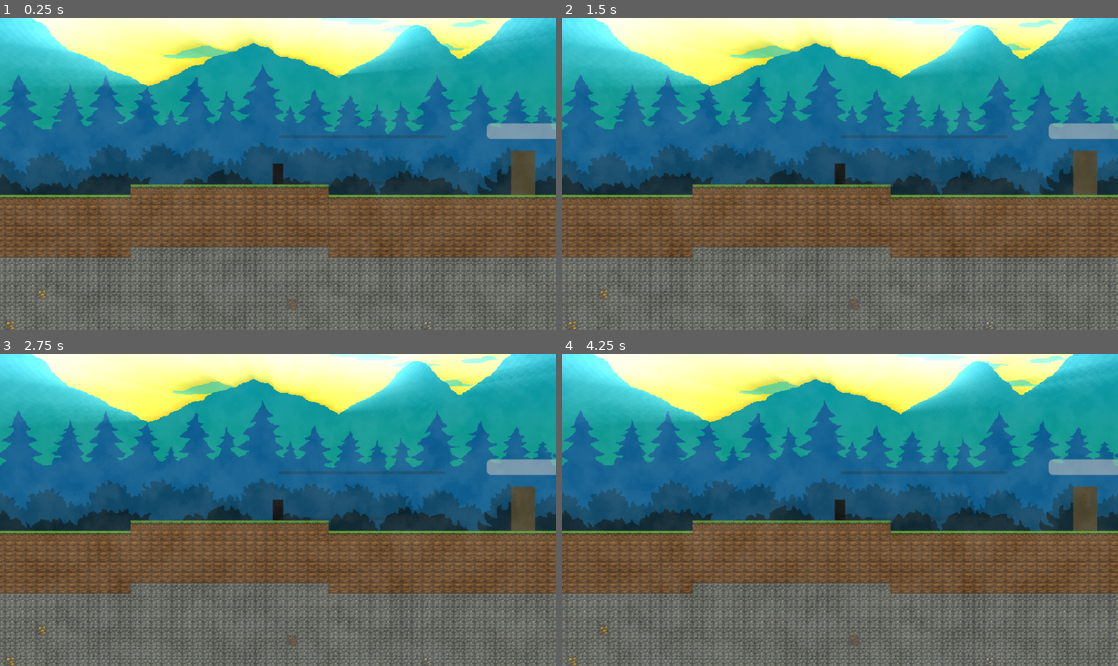
Above: before the commit, frames 1-4 (two rows, left to right).
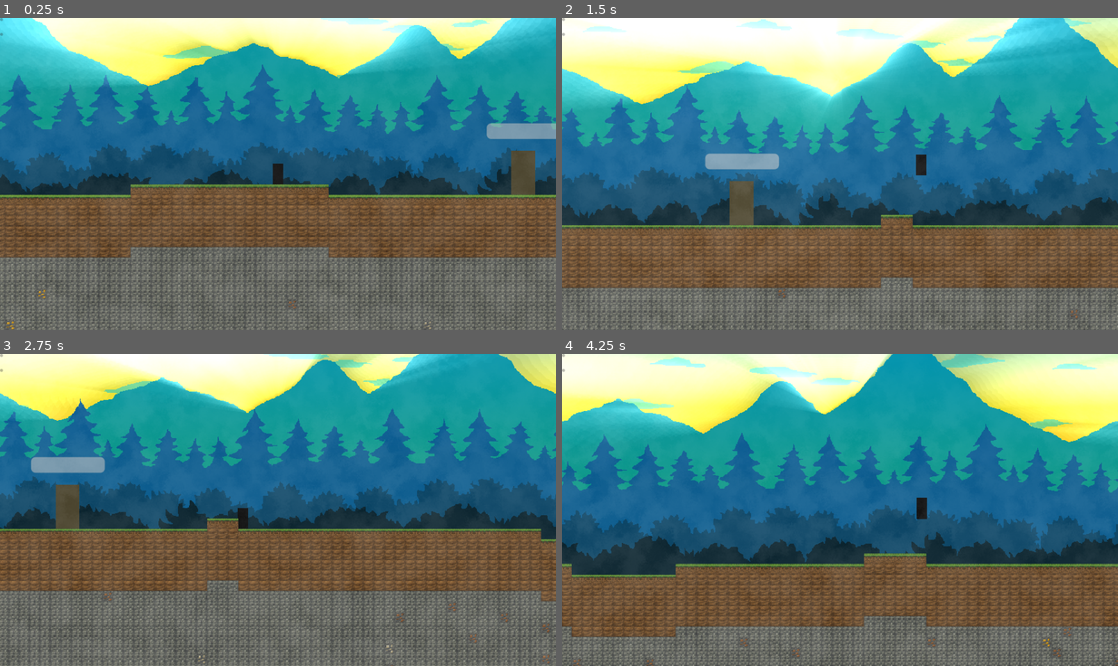
Above: after the commit, the same moments.

Repository: terriblepanic/first-game
Game: Godot game, scene res://scenes/Main.tscn
The game is run twice, just before and just after one commit, with the same random seed, the same clock (stepped at 60 frames per second) and the same inputs.
Inputs (mouse positions are in pixels of both pictures, inside the frame that each line leads up to):
- Up to frame 1 (0.25 s): no input
- Up to frame 2 (1.5 s): tap Enter at 0.5 s; move the mouse to (962, 158) at 0.52 s; hold D (move_right) from 0.53 s (still down); click (962, 158) at 0.6 s; tap Space (jump) at 0.77, 0.8, 1.07, 1.35 s; move the mouse to (728, 189) at 1.27 s
- Up to frame 3 (2.75 s): tap Space (jump) at 1.52, 1.82, 2.3 s; click (166, 525) at 1.55 s; move the mouse to (333, 441) at 2.02 s; release D (move_right) at 2.03 s; hold A (move_left) from 2.03 s (still down); click (333, 441) at 2.1 s
- Up to frame 4 (4.25 s): move the mouse to (812, 572) at 2.77 s; release A (move_left) at 2.78 s; hold D (move_right) from 2.78 s (still down); click (812, 572) at 2.85 s; tap Space (jump) at 3.02, 3.32, 3.6, 3.77, 4.07 s; move the mouse to (1006, 556) at 3.52 s

The runs differ from the first frame. In frame 1, 0.3% of the frame differs, in the area x 0-100%, y 0-90%; in frame 2, 65%; in frame 3, 45%; in frame 4, 66%, in the area x 0-100%, y 0-100%.
Error before the commit: Parse Error: Used tab character for indentation instead of space as used before in the file. (res://scripts/player.gd:27)

Commit message:
Fix HUD node paths and tabs

Diff:
--- a/scenes/Main.tscn
+++ b/scenes/Main.tscn
@@ -159,12 +159,12 @@
 
 [node name="HUD" type="Control" parent="HUDLayer"]
 
-[node name="HealthBar" type="ProgressBar" parent="HUD"]
+[node name="HealthBar" type="ProgressBar" parent="HUDLayer/HUD"]
 anchors_preset = 0
 anchor_right = 0.3
 show_percentage = false
 
-[node name="ManaBar" type="ProgressBar" parent="HUD"]
+[node name="ManaBar" type="ProgressBar" parent="HUDLayer/HUD"]
 anchors_preset = 0
 anchor_top = 0.1
 anchor_bottom = 0.1
@@ -172,24 +172,24 @@
 offset_top = 20.0
 show_percentage = false
 
-[node name="QuickSlots" type="HBoxContainer" parent="HUD"]
+[node name="QuickSlots" type="HBoxContainer" parent="HUDLayer/HUD"]
 anchors_preset = 8
 anchor_left = 0.25
 anchor_right = 0.75
 anchor_bottom = 1.0
 offset_bottom = -10.0
-[node name="Slot1" type="TextureRect" parent="HUD/QuickSlots"]
-[node name="Slot2" type="TextureRect" parent="HUD/QuickSlots"]
-[node name="Slot3" type="TextureRect" parent="HUD/QuickSlots"]
-[node name="Slot4" type="TextureRect" parent="HUD/QuickSlots"]
-[node name="Slot5" type="TextureRect" parent="HUD/QuickSlots"]
-[node name="Slot6" type="TextureRect" parent="HUD/QuickSlots"]
-[node name="Slot7" type="TextureRect" parent="HUD/QuickSlots"]
-[node name="Slot8" type="TextureRect" parent="HUD/QuickSlots"]
-[node name="Slot9" type="TextureRect" parent="HUD/QuickSlots"]
-[node name="Slot10" type="TextureRect" parent="HUD/QuickSlots"]
-
-[node name="InventoryPanel" type="Panel" parent="HUD"]
+[node name="Slot1" type="TextureRect" parent="HUDLayer/HUD/QuickSlots"]
+[node name="Slot2" type="TextureRect" parent="HUDLayer/HUD/QuickSlots"]
+[node name="Slot3" type="TextureRect" parent="HUDLayer/HUD/QuickSlots"]
+[node name="Slot4" type="TextureRect" parent="HUDLayer/HUD/QuickSlots"]
+[node name="Slot5" type="TextureRect" parent="HUDLayer/HUD/QuickSlots"]
+[node name="Slot6" type="TextureRect" parent="HUDLayer/HUD/QuickSlots"]
+[node name="Slot7" type="TextureRect" parent="HUDLayer/HUD/QuickSlots"]
+[node name="Slot8" type="TextureRect" parent="HUDLayer/HUD/QuickSlots"]
+[node name="Slot9" type="TextureRect" parent="HUDLayer/HUD/QuickSlots"]
+[node name="Slot10" type="TextureRect" parent="HUDLayer/HUD/QuickSlots"]
+
+[node name="InventoryPanel" type="Panel" parent="HUDLayer/HUD"]
 visible = false
 anchors_preset = 15
 anchor_left = 0.25
@@ -197,20 +197,20 @@
 anchor_right = 0.75
 anchor_bottom = 0.75
 
-[node name="InventoryGrid" type="GridContainer" parent="HUD/InventoryPanel"]
+[node name="InventoryGrid" type="GridContainer" parent="HUDLayer/HUD/InventoryPanel"]
 columns = 5
-[node name="InvSlot1" type="TextureRect" parent="HUD/InventoryPanel/InventoryGrid"]
-[node name="InvSlot2" type="TextureRect" parent="HUD/InventoryPanel/InventoryGrid"]
-[node name="InvSlot3" type="TextureRect" parent="HUD/InventoryPanel/InventoryGrid"]
-[node name="InvSlot4" type="TextureRect" parent="HUD/InventoryPanel/InventoryGrid"]
-[node name="InvSlot5" type="TextureRect" parent="HUD/InventoryPanel/InventoryGrid"]
-[node name="InvSlot6" type="TextureRect" parent="HUD/InventoryPanel/InventoryGrid"]
-[node name="InvSlot7" type="TextureRect" parent="HUD/InventoryPanel/InventoryGrid"]
-[node name="InvSlot8" type="TextureRect" parent="HUD/InventoryPanel/InventoryGrid"]
-[node name="InvSlot9" type="TextureRect" parent="HUD/InventoryPanel/InventoryGrid"]
-[node name="InvSlot10" type="TextureRect" parent="HUD/InventoryPanel/InventoryGrid"]
-
-[node name="MiniMap" type="TextureRect" parent="HUD"]
+[node name="InvSlot1" type="TextureRect" parent="HUDLayer/HUD/InventoryPanel/InventoryGrid"]
+[node name="InvSlot2" type="TextureRect" parent="HUDLayer/HUD/InventoryPanel/InventoryGrid"]
+[node name="InvSlot3" type="TextureRect" parent="HUDLayer/HUD/InventoryPanel/InventoryGrid"]
+[node name="InvSlot4" type="TextureRect" parent="HUDLayer/HUD/InventoryPanel/InventoryGrid"]
+[node name="InvSlot5" type="TextureRect" parent="HUDLayer/HUD/InventoryPanel/InventoryGrid"]
+[node name="InvSlot6" type="TextureRect" parent="HUDLayer/HUD/InventoryPanel/InventoryGrid"]
+[node name="InvSlot7" type="TextureRect" parent="HUDLayer/HUD/InventoryPanel/InventoryGrid"]
+[node name="InvSlot8" type="TextureRect" parent="HUDLayer/HUD/InventoryPanel/InventoryGrid"]
+[node name="InvSlot9" type="TextureRect" parent="HUDLayer/HUD/InventoryPanel/InventoryGrid"]
+[node name="InvSlot10" type="TextureRect" parent="HUDLayer/HUD/InventoryPanel/InventoryGrid"]
+
+[node name="MiniMap" type="TextureRect" parent="HUDLayer/HUD"]
 anchors_preset = 3
 anchor_left = 1.0
 anchor_top = 0.0
--- a/scripts/player.gd
+++ b/scripts/player.gd
@@ -19,45 +19,45 @@
 var mana := max_mana
 
 func _ready() -> void:
-        attack_area.monitoring = false
-        attack_area.area_entered.connect(_on_attack_area_entered)
-        emit_signal("health_changed", health, max_health)
-        emit_signal("mana_changed", mana, max_mana)
+    attack_area.monitoring = false
+    attack_area.area_entered.connect(_on_attack_area_entered)
+    emit_signal("health_changed", health, max_health)
+    emit_signal("mana_changed", mana, max_mana)
 
 func _physics_process(delta: float) -> void:
-	var direction := Input.get_axis("move_left", "move_right")
-	velocity.x = direction * speed
+    var direction := Input.get_axis("move_left", "move_right")
+    velocity.x = direction * speed
 
-	if not is_on_floor():
-		velocity.y += gravity * delta
-	elif Input.is_action_just_pressed("jump"):
-		velocity.y = jump_velocity
+    if not is_on_floor():
+        velocity.y += gravity * delta
+    elif Input.is_action_just_pressed("jump"):
+        velocity.y = jump_velocity
 
-	if _attack_timer > 0.0:
-		_attack_timer -= delta
-		if _attack_timer <= 0.0:
-			attack_area.monitoring = false
-			_is_attacking = false
+    if _attack_timer > 0.0:
+        _attack_timer -= delta
+        if _attack_timer <= 0.0:
+            attack_area.monitoring = false
+            _is_attacking = false
 
-	if Input.is_action_just_pressed("attack") and not _is_attacking:
-		perform_attack()
+    if Input.is_action_just_pressed("attack") and not _is_attacking:
+        perform_attack()
 
-	move_and_slide()
+    move_and_slide()
 
 func perform_attack() -> void:
-	_is_attacking = true
-	attack_animation.restart()
-	_attack_timer = attack_cooldown
-	attack_area.monitoring = true
+    _is_attacking = true
+    attack_animation.restart()
+    _attack_timer = attack_cooldown
+    attack_area.monitoring = true
 
 func _on_attack_area_entered(area: Area2D) -> void:
-        if area.has_method("take_damage"):
-                area.take_damage(1)
+    if area.has_method("take_damage"):
+        area.take_damage(1)
 
 func take_damage(amount: int) -> void:
-        health = clamp(health - amount, 0, max_health)
-        emit_signal("health_changed", health, max_health)
+    health = clamp(health - amount, 0, max_health)
+    emit_signal("health_changed", health, max_health)
 
 func use_mana(amount: int) -> void:
-        mana = clamp(mana - amount, 0, max_mana)
-        emit_signal("mana_changed", mana, max_mana)
+    mana = clamp(mana - amount, 0, max_mana)
+    emit_signal("mana_changed", mana, max_mana)
